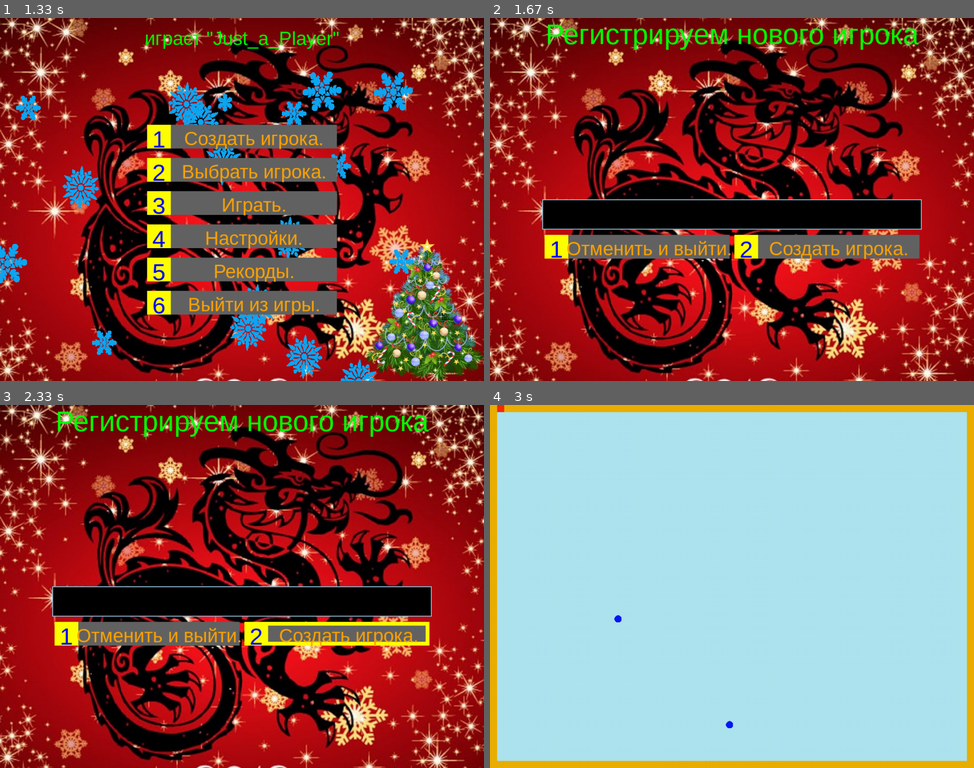
Above: before the commit, frames 1-4 (two rows, left to right).
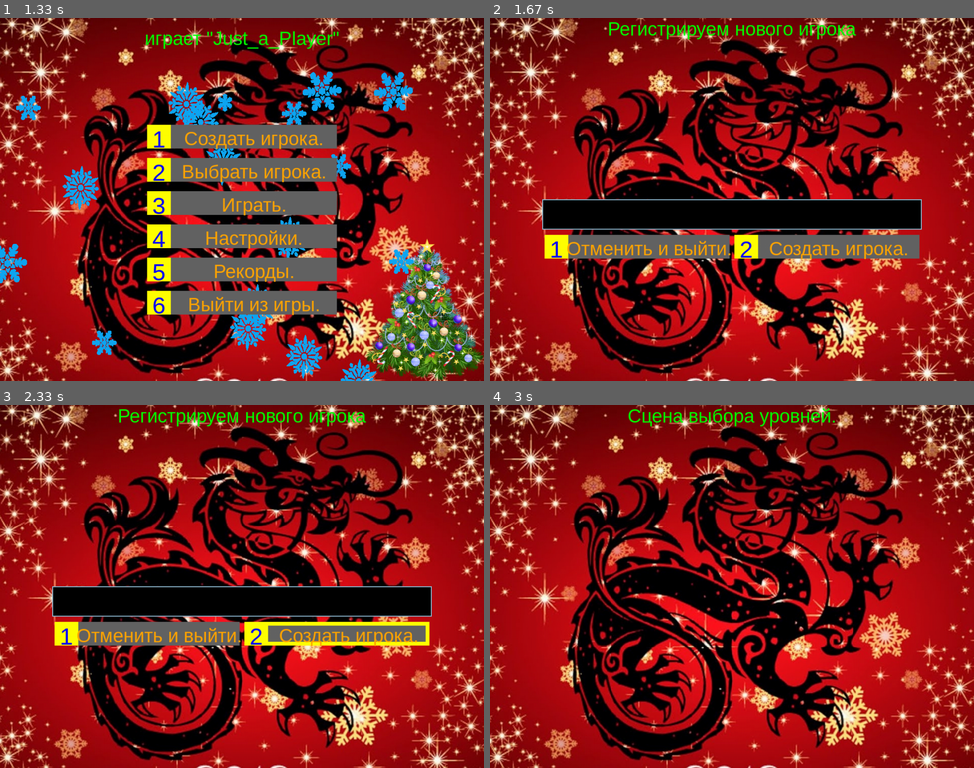
Above: after the commit, the same moments.

Repository: adm-academic/Python_Pygame_Xonix_HNY2024
Game: pygame game, started from game.py
The game is run twice, just before and just after one commit, with the same random seed, the same clock (stepped at 60 frames per second) and the same inputs.
Inputs:
- Up to frame 1 (1.33 s): tap 2 at 0.33 s; click "Just_a_Player" at 0.72 s; tap 1 at 1 s
- Up to frame 2 (1.67 s): tap 1 at 1.33 s
- Up to frame 3 (2.33 s): click "2" at 1.72 s; tap 2 at 2 s
- Up to frame 4 (3 s): click "1" at 2.38 s; tap 3 at 2.67 s

Frame 1 is identical in both runs. In frame 2, 2.1% of the frame differs, in the area x 11-89%, y 1-9%; in frame 3, 2.1%; in frame 4, 100%, in the area x 0-100%, y 0-100%.

Commit message:
Добавил обработку эксешенов... Работаю над сценой выбора уровней...

Diff:
--- a/scene_finish.py
+++ b/scene_finish.py
@@ -21,22 +21,28 @@
     def draw(self):
         pass
     def scene_loop(self):
-        while True:
-            self.game.clock.tick(self.settings.FPS)  # задаём кадры в секунду
-            for event in pygame.event.get():  # перебираем все поступившие события
-                if event.type == pygame.QUIT:  # событие выхода из программы
-                    self.game.exit_from_game()
-                    return
-                if event.type == pygame.KEYDOWN and event.key == pygame.K_ESCAPE:
-                    self.game.go_to_scene(self.game.SCENE_INITIAL)
-                    return
+        try:
+            while True:
+                self.game.clock.tick(self.settings.FPS)  # задаём кадры в секунду
+                for event in pygame.event.get():  # перебираем все поступившие события
+                    if event.type == pygame.QUIT:  # событие выхода из программы
+                        self.game.exit_from_game()
+                        return
+                    if event.type == pygame.KEYDOWN and event.key == pygame.K_ESCAPE:
+                        self.game.go_to_scene(self.game.SCENE_INITIAL)
+                        return
 
-            self.update()
-            self.draw()
+                self.update()
+                self.draw()
 
-            self.game.draw_text (self.game.screen, "Сцена финиша игры !", 72,
-                                 self.settings.WIDTH // 2,
-                                 self.settings.HEIGHT // 2,
-                                 self.settings.GREEN )
+                self.game.draw_text (self.game.screen, "Сцена финиша игры !", 72,
+                                     self.settings.WIDTH // 2,
+                                     self.settings.HEIGHT // 2,
+                                     self.settings.GREEN )
 
-            pygame.display.flip()
+                pygame.display.flip()
+
+        except Exception as e:
+            print(e)
+            self.game.go_to_scene(self.game.SCENE_INITIAL)
+            return
--- a/scene_initial.py
+++ b/scene_initial.py
@@ -137,7 +137,7 @@
                         self.game.go_to_scene(self.game.SCENE_PLAYER_SELECT)
                         return
                     if event.key == pygame.K_3:
-                        self.game.go_to_scene(self.game.SCENE_PLAY)
+                        self.game.go_to_scene(self.game.SCENE_LEVELS)
                         return
                     if event.key == pygame.K_4:
                         self.game.go_to_scene(self.game.SCENE_SETTINGS)
--- a/scene_levels.py
+++ b/scene_levels.py
@@ -25,22 +25,27 @@
     def draw(self):
         self.game.screen.blit(self.image_backround, self.image_backround_rect)
     def scene_loop(self):
-        while True:
-            self.game.clock.tick(self.settings.FPS)  # задаём кадры в секунду
-            for event in pygame.event.get():  # перебираем все поступившие события
-                if event.type == pygame.QUIT:  # событие выхода из программы
-                    self.game.exit_from_game()
-                    return
-                if event.type == pygame.KEYDOWN and event.key == pygame.K_ESCAPE:
-                    self.game.go_to_scene(self.game.SCENE_INITIAL)
-                    return
+        try:
+            while True:
+                self.game.clock.tick(self.settings.FPS)  # задаём кадры в секунду
+                for event in pygame.event.get():  # перебираем все поступившие события
+                    if event.type == pygame.QUIT:  # событие выхода из программы
+                        self.game.exit_from_game()
+                        return
+                    if event.type == pygame.KEYDOWN and event.key == pygame.K_ESCAPE:
+                        self.game.go_to_scene(self.game.SCENE_INITIAL)
+                        return
 
-            self.update()
-            self.draw()
+                self.update()
+                self.draw()
 
-            self.game.draw_text (self.game.screen, "Сцена выбора уровней.", 72,
-                                 self.settings.WIDTH // 2,
-                                 self.settings.HEIGHT // 2 ,
-                                 self.settings.GREEN)
+                self.game.draw_text (self.game.screen, "Сцена выбора уровней.", 40,
+                                     self.settings.WIDTH // 2,
+                                     0 ,
+                                     self.settings.GREEN)
 
-            pygame.display.flip()
+                pygame.display.flip()
+        except Exception as e:
+            print(e)
+            self.game.go_to_scene(self.game.SCENE_INITIAL)
+            return
--- a/scene_play.py
+++ b/scene_play.py
@@ -220,7 +220,7 @@
         self.dx = 1 * self.settings.SPRITE_SIZE
         self.dy = 1 * self.settings.SPRITE_SIZE
         pass
-        self.speed_delay = 50
+        self.speed_delay = 100
         self.speed_timer = pygame.time.get_ticks()  # сохраним временную засечку для скорости перемещения врагов
         pass
 
@@ -545,36 +545,41 @@
         pass
 
     def scene_loop(self):
-        while True:
-            self.game.clock.tick(self.settings.FPS)  # задаём кадры в секунду
-            for event in pygame.event.get():  # перебираем все поступившие события
-                if event.type == pygame.QUIT:  # событие выхода из программы
-                    self.game.exit_from_game()
-                    return
-                if event.type == pygame.KEYDOWN and event.key == pygame.K_ESCAPE:
-                    self.game.go_to_scene(self.game.SCENE_INITIAL)
-                    return
-
-            self.keyboard_processing()  # обрабатываем ввод для деда мороза
-            self.move_auto()  # перемещает деда мороза по экрану
-
-            self.update()  # вызыает метод update для спрайтов всей сцены
-
-            # Рендеринг сцены
-            self.game.screen.fill(self.settings.BLACK)  # заполняем всё окно чёрным
-            if not self.player_win_in_this_scene:
+        try:
+            while True:
+                self.game.clock.tick(self.settings.FPS)  # задаём кадры в секунду
+                for event in pygame.event.get():  # перебираем все поступившие события
+                    if event.type == pygame.QUIT:  # событие выхода из программы
+                        self.game.exit_from_game()
+                        return
+                    if event.type == pygame.KEYDOWN and event.key == pygame.K_ESCAPE:
+                        self.game.go_to_scene(self.game.SCENE_INITIAL)
+                        return
+
+                self.keyboard_processing()  # обрабатываем ввод для деда мороза
+                self.move_auto()  # перемещает деда мороза по экрану
+
+                self.update()  # вызыает метод update для спрайтов всей сцены
+
+                # Рендеринг сцены
+                self.game.screen.fill(self.settings.BLACK)  # заполняем всё окно чёрным
+                if not self.player_win_in_this_scene:
+                        self.draw_hidden_image()  # выводим фоновую картинку
+                        self.all_sprites.draw(self.game.screen)  # отрисовываем все спрайты встроенной функцией pygame
+                elif self.player_win_in_this_scene:
+                    if self.BLUR_RATIO > 1:
+                        self.BLUR_RATIO -= 0.40
+                    if self.BLUR_RATIO <= 1:
+                        self.BLUR_RATIO = 1
+                        self.blured_hidden_image = False
                     self.draw_hidden_image()  # выводим фоновую картинку
-                    self.all_sprites.draw(self.game.screen)  # отрисовываем все спрайты встроенной функцией pygame
-            elif self.player_win_in_this_scene:
-                if self.BLUR_RATIO > 1:
-                    self.BLUR_RATIO -= 0.40
-                if self.BLUR_RATIO <= 1:
-                    self.BLUR_RATIO = 1
-                    self.blured_hidden_image = False
-                self.draw_hidden_image()  # выводим фоновую картинку
-                self.game.draw_text(self.game.screen, "Победа за Вами ! ", 72, self.settings.WIDTH // 2, 0,
-                                    self.settings.WHITE )
-                self.draw_snow_fall()
-
-            # После отрисовки всего, меняем экранные страницы #
-            pygame.display.flip()
+                    self.game.draw_text(self.game.screen, "Победа за Вами ! ", 72, self.settings.WIDTH // 2, 0,
+                                        self.settings.WHITE )
+                    self.draw_snow_fall()
+
+                # После отрисовки всего, меняем экранные страницы #
+                pygame.display.flip()
+        except Exception as e:
+            print(e)
+            self.game.go_to_scene(self.game.SCENE_INITIAL)
+            return
--- a/scene_player_new.py
+++ b/scene_player_new.py
@@ -47,47 +47,52 @@
     def create_player(self,player_name):
         pass
     def scene_loop(self):
-        while True:
-            self.game.clock.tick(self.settings.FPS)  # задаём кадры в секунду
-            for event in pygame.event.get():  # перебираем все поступившие события
-                if event.type == pygame.QUIT:  # событие выхода из программы
-                    self.game.exit_from_game()
-                    return
-                if event.type == pygame.KEYDOWN and event.key == pygame.K_ESCAPE:
-                    self.game.go_to_scene(self.game.SCENE_INITIAL)
-                    return
-                if event.type == pygame.KEYDOWN:
-                    if event.key == pygame.K_1:
+        try:
+            while True:
+                self.game.clock.tick(self.settings.FPS)  # задаём кадры в секунду
+                for event in pygame.event.get():  # перебираем все поступившие события
+                    if event.type == pygame.QUIT:  # событие выхода из программы
+                        self.game.exit_from_game()
+                        return
+                    if event.type == pygame.KEYDOWN and event.key == pygame.K_ESCAPE:
                         self.game.go_to_scene(self.game.SCENE_INITIAL)
                         return
-                    if event.key == pygame.K_2:
-                        new_pl_name = self.input_box_new_player_name.text
-                        if new_pl_name.strip() != "":
-                            self.game.player.create_new_player(new_pl_name)
+                    if event.type == pygame.KEYDOWN:
+                        if event.key == pygame.K_1:
                             self.game.go_to_scene(self.game.SCENE_INITIAL)
                             return
+                        if event.key == pygame.K_2:
+                            new_pl_name = self.input_box_new_player_name.text
+                            if new_pl_name.strip() != "":
+                                self.game.player.create_new_player(new_pl_name)
+                                self.game.go_to_scene(self.game.SCENE_INITIAL)
+                                return
 
-                if event.type == pygame.MOUSEBUTTONDOWN:
-                    mouse_position = pygame.mouse.get_pos()
-                    if self.button_cancel.rect.collidepoint(mouse_position):
-                        self.game.go_to_scene(self.game.SCENE_INITIAL)
-                        return
-                    if self.button_confirm.rect.collidepoint(mouse_position):
-                        new_pl_name = self.input_box_new_player_name.text
-                        if new_pl_name.strip() != "":
-                            self.game.player.create_new_player(new_pl_name)
+                    if event.type == pygame.MOUSEBUTTONDOWN:
+                        mouse_position = pygame.mouse.get_pos()
+                        if self.button_cancel.rect.collidepoint(mouse_position):
                             self.game.go_to_scene(self.game.SCENE_INITIAL)
                             return
+                        if self.button_confirm.rect.collidepoint(mouse_position):
+                            new_pl_name = self.input_box_new_player_name.text
+                            if new_pl_name.strip() != "":
+                                self.game.player.create_new_player(new_pl_name)
+                                self.game.go_to_scene(self.game.SCENE_INITIAL)
+                                return
 
-                self.input_box_new_player_name.handle_event(event)
+                    self.input_box_new_player_name.handle_event(event)
 
-            self.update()
+                self.update()
 
-            self.draw()
+                self.draw()
 
-            self.game.draw_text(self.game.screen, "Регистрируем нового игрока", 60,
-                                self.settings.WIDTH // 2,
-                                0,
-                                self.settings.GREEN)
+                self.game.draw_text(self.game.screen, "Регистрируем нового игрока", 40,
+                                    self.settings.WIDTH // 2,
+                                    0,
+                                    self.settings.GREEN)
 
-            pygame.display.flip()
+                pygame.display.flip()
+        except Exception as e:
+            print(e)
+            self.game.go_to_scene(self.game.SCENE_INITIAL)
+            return
--- a/scene_player_select.py
+++ b/scene_player_select.py
@@ -62,39 +62,44 @@
         for btn in self.buttons_players:
             btn.draw( self.game.screen )
     def scene_loop(self):
-        while True:
-            self.game.clock.tick(self.settings.FPS)  # задаём кадры в секунду
-            for event in pygame.event.get():  # перебираем все поступившие события
-                if event.type == pygame.QUIT:  # событие выхода из программы
-                    self.game.exit_from_game()
-                    return
-                if event.type == pygame.KEYDOWN and event.key == pygame.K_ESCAPE:
-                    self.game.go_to_scene(self.game.SCENE_INITIAL)
-                    return
-                if event.type == pygame.KEYDOWN:
-                    if event.key == pygame.K_1:
+        try:
+            while True:
+                self.game.clock.tick(self.settings.FPS)  # задаём кадры в секунду
+                for event in pygame.event.get():  # перебираем все поступившие события
+                    if event.type == pygame.QUIT:  # событие выхода из программы
+                        self.game.exit_from_game()
+                        return
+                    if event.type == pygame.KEYDOWN and event.key == pygame.K_ESCAPE:
                         self.game.go_to_scene(self.game.SCENE_INITIAL)
                         return
-                if event.type == pygame.MOUSEBUTTONDOWN:
-                    mouse_position = pygame.mouse.get_pos()
-                    if self.button_cancel.rect.collidepoint(mouse_position):
-                        self.game.go_to_scene(self.game.SCENE_INITIAL)
-                        return
-                    for button in self.buttons_players:
-                        if button.rect.collidepoint(mouse_position):
-                            self.game.player.load_from_db( button.text )
-                            pass
+                    if event.type == pygame.KEYDOWN:
+                        if event.key == pygame.K_1:
+                            self.game.go_to_scene(self.game.SCENE_INITIAL)
+                            return
+                    if event.type == pygame.MOUSEBUTTONDOWN:
+                        mouse_position = pygame.mouse.get_pos()
+                        if self.button_cancel.rect.collidepoint(mouse_position):
+                            self.game.go_to_scene(self.game.SCENE_INITIAL)
+                            return
+                        for button in self.buttons_players:
+                            if button.rect.collidepoint(mouse_position):
+                                self.game.player.load_from_db( button.text )
+                                pass
 
-            self.update()
-            self.draw()
+                self.update()
+                self.draw()
 
-            self.game.draw_text(self.game.screen, "Выбираем имеющегося игрока.", 40,
-                                self.settings.WIDTH // 2,
-                                0,
-                                self.settings.GREEN)
-            self.game.draw_text(self.game.screen, '''играет "%s"''' % self.game.player.name, 40,
-                                self.settings.WIDTH // 2,
-                                50,
-                                self.settings.GREEN)
+                self.game.draw_text(self.game.screen, "Выбираем имеющегося игрока.", 40,
+                                    self.settings.WIDTH // 2,
+                                    0,
+                                    self.settings.GREEN)
+                self.game.draw_text(self.game.screen, '''играет "%s"''' % self.game.player.name, 40,
+                                    self.settings.WIDTH // 2,
+                                    50,
+                                    self.settings.GREEN)
 
-            pygame.display.flip()
+                pygame.display.flip()
+        except Exception as e:
+            print(e)
+            self.game.go_to_scene(self.game.SCENE_INITIAL)
+            return
--- a/scene_records.py
+++ b/scene_records.py
@@ -25,22 +25,27 @@
     def draw(self):
         self.game.screen.blit(self.image_backround, self.image_backround_rect)
     def scene_loop(self):
-        while True:
-            self.game.clock.tick(self.settings.FPS)  # задаём кадры в секунду
-            for event in pygame.event.get():  # перебираем все поступившие события
-                if event.type == pygame.QUIT:  # событие выхода из программы
-                    self.game.exit_from_game()
-                    return
-                if event.type == pygame.KEYDOWN and event.key == pygame.K_ESCAPE:
-                    self.game.go_to_scene(self.game.SCENE_INITIAL)
-                    return
+        try:
+            while True:
+                self.game.clock.tick(self.settings.FPS)  # задаём кадры в секунду
+                for event in pygame.event.get():  # перебираем все поступившие события
+                    if event.type == pygame.QUIT:  # событие выхода из программы
+                        self.game.exit_from_game()
+                        return
+                    if event.type == pygame.KEYDOWN and event.key == pygame.K_ESCAPE:
+                        self.game.go_to_scene(self.game.SCENE_INITIAL)
+                        return
 
-            self.update()
-            self.draw()
+                self.update()
+                self.draw()
 
-            self.game.draw_text (self.game.screen, "Сцена списка рекордов !", 72,
-                                 self.settings.WIDTH // 2,
-                                 self.settings.HEIGHT // 2,
-                                 self.settings.GREEN )
+                self.game.draw_text (self.game.screen, "Сцена списка рекордов !", 72,
+                                     self.settings.WIDTH // 2,
+                                     self.settings.HEIGHT // 2,
+                                     self.settings.GREEN )
 
-            pygame.display.flip()
+                pygame.display.flip()
+        except Exception as e:
+            print(e)
+            self.game.go_to_scene(self.game.SCENE_INITIAL)
+            return
--- a/scene_settings.py
+++ b/scene_settings.py
@@ -25,22 +25,27 @@
     def draw(self):
         self.game.screen.blit(self.image_backround, self.image_backround_rect)
     def scene_loop(self):
-        while True:
-            self.game.clock.tick(self.settings.FPS)  # задаём кадры в секунду
-            for event in pygame.event.get():  # перебираем все поступившие события
-                if event.type == pygame.QUIT:  # событие выхода из программы
-                    self.game.exit_from_game()
-                    return
-                if event.type == pygame.KEYDOWN and event.key == pygame.K_ESCAPE:
-                    self.game.go_to_scene(self.game.SCENE_INITIAL)
-                    return
+        try:
+            while True:
+                self.game.clock.tick(self.settings.FPS)  # задаём кадры в секунду
+                for event in pygame.event.get():  # перебираем все поступившие события
+                    if event.type == pygame.QUIT:  # событие выхода из программы
+                        self.game.exit_from_game()
+                        return
+                    if event.type == pygame.KEYDOWN and event.key == pygame.K_ESCAPE:
+                        self.game.go_to_scene(self.game.SCENE_INITIAL)
+                        return
 
-            self.update()
-            self.draw()
+                self.update()
+                self.draw()
 
-            self.game.draw_text (self.game.screen, "Сцена настроек.", 72,
-                                 self.settings.WIDTH // 2,
-                                 self.settings.HEIGHT // 2 ,
-                                 self.settings.GREEN )
+                self.game.draw_text (self.game.screen, "Сцена настроек.", 72,
+                                     self.settings.WIDTH // 2,
+                                     self.settings.HEIGHT // 2 ,
+                                     self.settings.GREEN )
 
-            pygame.display.flip()
+                pygame.display.flip()
+        except Exception as e:
+            print(e)
+            self.game.go_to_scene(self.game.SCENE_INITIAL)
+            return
Binary file removed: dragons/1612904533_3-p-drakon-na-krasnom-fone-4-2048x1451.png
Binary file changed: hny_xonix_game.db
Binary file added: levels/dragon1.jpg
Binary file added: levels/dragon10.jpg
Binary file added: levels/dragon11.jpg
Binary file added: levels/dragon12.jpg
Binary file added: levels/dragon13.jpg
Binary file added: levels/dragon14.jpg
Binary file added: levels/dragon15.jpg
Binary file added: levels/dragon16.jpg
Binary file added: levels/dragon17.jpg
Binary file added: levels/dragon18.jpg
(and 19 more such lines)
